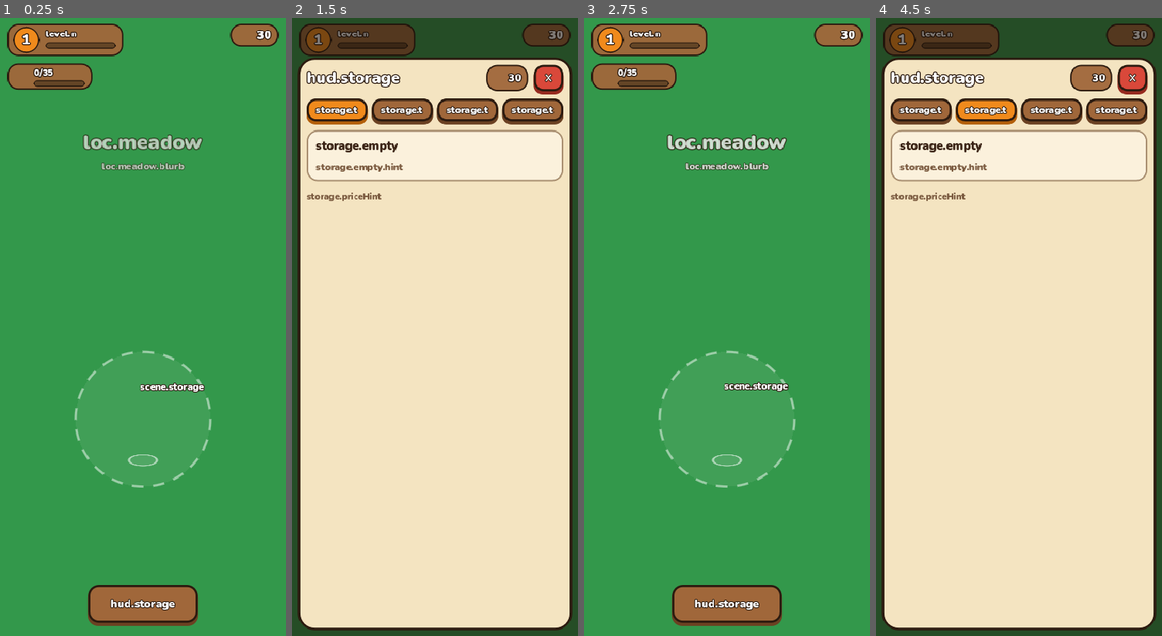
Above: before the commit, frames 1-4 (left to right).
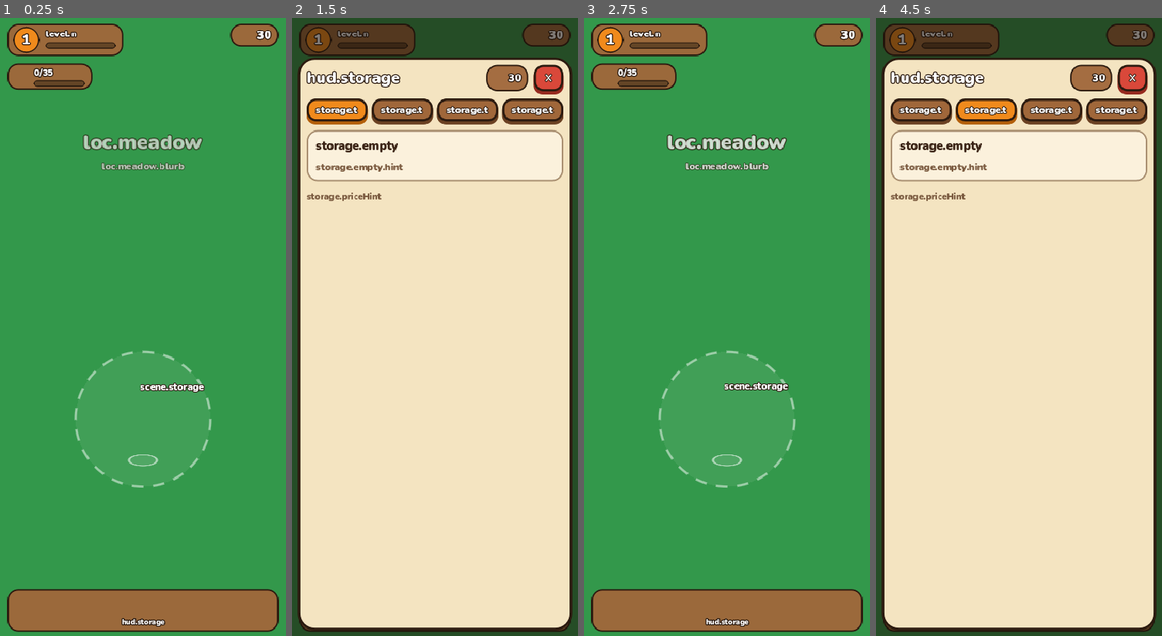
Above: after the commit, the same moments.

Repository: BaturinIgor/GameFarm
Game: Godot game, scene res://scenes/main.tscn
Two runs of this game, one before a commit and one after it. Both use one fixed random seed, a clock stepped at 60 frames per second and the inputs below.
Inputs (mouse positions are in pixels of both pictures, inside the frame that each line leads up to):
- Up to frame 1 (0.25 s): no input
- Up to frame 2 (1.5 s): click (435, 605) at 0.5 s, where only the run before the commit has a clickable "hud.storage"; click (435, 611) at 1.27 s
- Up to frame 3 (2.75 s): click "✕" at 2 s
- Up to frame 4 (4.5 s): click (1019, 605) at 2.75 s, where only the run before the commit has a clickable "hud.storage"; click "storage.tab.materials" at 3.5 s; click "storage.tab.food" at 4.25 s

The runs differ from the first frame. In frame 1, 5.4% of the frame differs, in the area x 2-98%, y 91-100%; in frame 2, 0.3%; in frame 3, 5.4%; in frame 4, 0.3%.

Commit message:
Godot HUD: bottom window bar, prompt cards, shared UI helpers, workshop system stub
Co-Authored-By: Claude Opus 5.5 <noreply@anthropic.com>
Claude-Session: https://claude.ai/code/session_01KB9UT2PnJvNq3jxcqRz319

Diff:
--- a/godot/scripts/core/game.gd
+++ b/godot/scripts/core/game.gd
@@ -16,6 +16,7 @@
 var stats := Stats.new()
 
 var talents := TalentSystem.new()
+var workshop := ToolSystem.new()
 var animals := AnimalSystem.new()
 var quests := QuestSystem.new()
 var house := HouseSystem.new()
@@ -29,7 +30,7 @@
 
 ## Все системы по порядку: для значений по умолчанию и событий.
 var systems: Array:
-	get: return [talents, animals, quests, house, garden, combat, events, collection, legacy, premium, world_map]
+	get: return [talents, workshop, animals, quests, house, garden, combat, events, collection, legacy, premium, world_map]
 ## Где появиться после перехода через проход (id прохода).
 var arrival_gate := ""
 
--- /dev/null
+++ b/godot/scripts/systems/tool_system.gd
@@ -0,0 +1,12 @@
+class_name ToolSystem
+extends RefCounted
+## Мастерская: улучшение инструментов (порт части Tools.swift и GameState). Заглушка.
+
+
+func defaults(_save: Dictionary) -> void:
+	pass
+
+
+## Сколько инструментов можно улучшить прямо сейчас (счётчик на кнопке).
+func upgradable_count() -> int:
+	return 0
--- a/godot/scripts/ui/hud.gd
+++ b/godot/scripts/ui/hud.gd
@@ -2,7 +2,25 @@
 extends CanvasLayer
 ## Шапка игры: уровень и опыт, монеты, рюкзак, кнопки окон, всплывающие сообщения и название локации.
 
+## Окна нижней панели: id, иконка, ключ подписи, скрипт окна. Кнопка есть, только если окно уже сделано.
+const WINDOWS := [
+	["storage", "chest", "hud.storage", "res://scripts/ui/storage_panel.gd"],
+	["workshop", "tool_hammer", "hud.workshop", "res://scripts/ui/workshop_panel.gd"],
+	["talents", "stardust", "hud.talents", "res://scripts/ui/talents_panel.gd"],
+	["animals", "paw", "hud.animals", "res://scripts/ui/animals_panel.gd"],
+	["quests", "scroll", "hud.quests", "res://scripts/ui/quests_panel.gd"],
+	["collection", "cards", "hud.collection", "res://scripts/ui/collection_panel.gd"],
+	["map", "map", "hud.map", "res://scripts/ui/map_panel.gd"],
+]
+const LEVEL_PANEL := "res://scripts/ui/level_panel.gd"
+
+## Текущая шапка: фичи сцены показывают через неё карточки и окна.
+static var current: Hud
+
 var root := Control.new()
+var _prompts := VBoxContainer.new()
+var _prompt_cards: Dictionary = {}
+var _badges: Dictionary = {}
 var _level_label: Label
 var _level_name: Label
 var _xp_bar: ProgressBar
@@ -18,6 +36,7 @@
 
 
 func _ready() -> void:
+	current = self
 	layer = 10
 	root.set_anchors_and_offsets_preset(Control.PRESET_FULL_RECT)
 	root.mouse_filter = Control.MOUSE_FILTER_IGNORE
@@ -49,7 +68,11 @@
 	var level_box := PanelContainer.new()
 	level_box.add_theme_stylebox_override("panel", UiKit.pill_style())
 	level_box.position = Vector2(10, top)
-	level_box.mouse_filter = Control.MOUSE_FILTER_IGNORE
+	level_box.mouse_filter = Control.MOUSE_FILTER_STOP
+	level_box.gui_input.connect(func(e: InputEvent) -> void:
+		if e is InputEventMouseButton and not e.pressed and e.button_index == MOUSE_BUTTON_LEFT \
+				and ResourceLoader.exists(LEVEL_PANEL):
+			open_window(load(LEVEL_PANEL).new()))
 	root.add_child(level_box)
 	var row := HBoxContainer.new()
 	row.add_theme_constant_override("separation", 8)
@@ -125,25 +148,110 @@
 
 
 func _build_bottom() -> void:
+	var bottom: float = UiKit.safe_insets(get_viewport())["bottom"]
 	var bar := HBoxContainer.new()
-	bar.set_anchors_preset(Control.PRESET_CENTER_BOTTOM)
-	bar.grow_horizontal = Control.GROW_DIRECTION_BOTH
-	bar.grow_vertical = Control.GROW_DIRECTION_BEGIN
-	var bottom: float = UiKit.safe_insets(get_viewport())["bottom"]
-	bar.offset_left = -90
-	bar.offset_right = 90
-	bar.offset_top = -70 - bottom
-	bar.offset_bottom = -18 - bottom
-	bar.alignment = BoxContainer.ALIGNMENT_CENTER
-	bar.add_theme_constant_override("separation", 10)
+	bar.set_anchors_and_offsets_preset(Control.PRESET_BOTTOM_WIDE)
+	bar.offset_left = 10
+	bar.offset_right = -10
+	bar.offset_top = -64 - bottom
+	bar.offset_bottom = -6 - bottom
+	bar.add_theme_constant_override("separation", 5)
 	root.add_child(bar)
-	var storage := UiKit.button(L.t("hud.storage"), "wood", 15)
-	storage.custom_minimum_size = Vector2(150, 48)
-	storage.icon = Sprites.icon("chest")
-	storage.expand_icon = false
-	storage.pressed.connect(_open_storage)
-	storage.set_meta("key", "hud.storage")
-	bar.add_child(storage)
+	for w in WINDOWS:
+		if not ResourceLoader.exists(w[3]):
+			continue
+		bar.add_child(_hud_button(w))
+
+	# Карточки-подсказки над кнопками (приручить зверя, проход, дом...)
+	_prompts.set_anchors_and_offsets_preset(Control.PRESET_BOTTOM_WIDE)
+	_prompts.offset_left = 12
+	_prompts.offset_right = -12
+	_prompts.offset_bottom = -72 - bottom
+	_prompts.offset_top = -72 - bottom
+	_prompts.grow_vertical = Control.GROW_DIRECTION_BEGIN
+	_prompts.alignment = BoxContainer.ALIGNMENT_END
+	_prompts.mouse_filter = Control.MOUSE_FILTER_IGNORE
+	_prompts.add_theme_constant_override("separation", 8)
+	root.add_child(_prompts)
+
+
+## Кнопка нижней панели (HUDButton): иконка, подпись и счётчик.
+func _hud_button(w: Array) -> Control:
+	var b := Button.new()
+	var style := UiKit.pill_style()
+	style.set_corner_radius_all(14)
+	style.set_content_margin_all(2)
+	for state in ["normal", "hover", "pressed", "disabled"]:
+		var s := style.duplicate() as StyleBoxFlat
+		if state == "pressed":
+			s.bg_color = UiKit.WOOD_DARK
+		b.add_theme_stylebox_override(state, s)
+	b.add_theme_stylebox_override("focus", StyleBoxEmpty.new())
+	b.focus_mode = Control.FOCUS_NONE
+	b.size_flags_horizontal = Control.SIZE_EXPAND_FILL
+	b.custom_minimum_size = Vector2(0, 58)
+	var col := VBoxContainer.new()
+	col.set_anchors_and_offsets_preset(Control.PRESET_FULL_RECT)
+	col.alignment = BoxContainer.ALIGNMENT_CENTER
+	col.add_theme_constant_override("separation", 1)
+	col.mouse_filter = Control.MOUSE_FILTER_IGNORE
+	b.add_child(col)
+	var ic := UiKit.icon(w[1], 30)
+	ic.size_flags_horizontal = Control.SIZE_SHRINK_CENTER
+	col.add_child(ic)
+	var t := UiKit.title(L.t(w[2]), 10)
+	t.horizontal_alignment = HORIZONTAL_ALIGNMENT_CENTER
+	t.clip_text = true
+	t.set_meta("key", w[2])
+	col.add_child(t)
+	var badge := UiKit.count_badge(0)
+	badge.position = Vector2(0, -7)
+	badge.visible = false
+	b.add_child(badge)
+	_badges[w[0]] = badge
+	b.pressed.connect(func() -> void: open_named(w[0]))
+	return b
+
+
+## Открыть окно по имени из WINDOWS (storage, workshop, talents, ...).
+func open_named(id: String) -> void:
+	for w in WINDOWS:
+		if w[0] == id and ResourceLoader.exists(w[3]):
+			open_window(load(w[3]).new())
+			return
+
+
+## Показать карточку-подсказку над кнопками (null - убрать). Одна карточка на ключ.
+func set_prompt(key: String, card: Control) -> void:
+	if _prompt_cards.has(key):
+		var old: Control = _prompt_cards[key]
+		if is_instance_valid(old) and old != card:
+			old.queue_free()
+		_prompt_cards.erase(key)
+	if card != null:
+		_prompt_cards[key] = card
+		if card.get_parent() == null:
+			_prompts.add_child(card)
+
+
+func _update_badges() -> void:
+	for id in _badges:
+		var n := 0
+		match id:
+			"workshop":
+				if Game.workshop.has_method("upgradable_count"):
+					n = Game.workshop.upgradable_count()
+			"talents":
+				if Game.talents.has_method("points_free"):
+					n = Game.talents.points_free()
+			"quests":
+				if Game.quests.has_method("claimable_count"):
+					n = Game.quests.claimable_count()
+		var badge: PanelContainer = _badges[id]
+		badge.visible = n > 0
+		if n > 0:
+			(badge.get_child(0) as Label).text = str(n)
+			badge.position.x = badge.get_parent().size.x - 16
 
 
 func _build_banner() -> void:
@@ -194,6 +302,7 @@
 	var cap := Game.stats.capacity
 	_pack_label.text = "%d/%d" % [Game.backpack_count, cap]
 	_pack_bar.value = float(Game.backpack_count) / float(maxi(1, cap))
+	_update_badges()
 
 
 func _refresh_texts() -> void:
@@ -231,10 +340,6 @@
 
 # MARK: Окна
 
-func _open_storage() -> void:
-	open_window(StoragePanel.new())
-
-
 func open_window(w: Control) -> void:
 	close_window()
 	_window = w
--- a/godot/scripts/ui/ui_kit.gd
+++ b/godot/scripts/ui/ui_kit.gd
@@ -128,6 +128,114 @@
 	return t
 
 
+## Иконка по строке как IconView в iOS: "px:имя", "res:вид", "an:зверь", иначе текст (эмодзи).
+static func icon_any(code: String, size := 22.0) -> Control:
+	if code.begins_with("px:"):
+		return icon(code.substr(3), size)
+	if code.begins_with("res:"):
+		return icon(code.substr(4), size)
+	if code.begins_with("an:"):
+		var t := icon("paw", size)
+		var tex: Texture2D = Sprites.call("animal_icon", code.substr(3)) if Sprites.has_method("animal_icon") else null
+		if tex != null:
+			t.texture = tex
+		return t
+	var l := label(code, int(size * 0.8), INK)
+	l.custom_minimum_size = Vector2(size, size)
+	l.horizontal_alignment = HORIZONTAL_ALIGNMENT_CENTER
+	l.vertical_alignment = VERTICAL_ALIGNMENT_CENTER
+	return l
+
+
+## Полоска прогресса (GameBar): тон из TONES, подпись поверх по центру.
+static func bar(value: float, tone := "green", width := 120.0, height := 12.0, text := "") -> ProgressBar:
+	var b := ProgressBar.new()
+	b.custom_minimum_size = Vector2(width, height)
+	b.show_percentage = false
+	b.max_value = 1.0
+	b.step = 0.0
+	b.value = clampf(value, 0.0, 1.0)
+	var r := int(height / 2.0)
+	var bg := box(Color(WOOD_DARK, 0.85), OUTLINE, r, 2, false)
+	bg.set_content_margin_all(0)
+	var c: Array = TONES.get(tone, TONES["green"])
+	var fill := box(c[1], Color(0, 0, 0, 0), r, 0, false)
+	fill.set_content_margin_all(0)
+	b.add_theme_stylebox_override("background", bg)
+	b.add_theme_stylebox_override("fill", fill)
+	b.mouse_filter = Control.MOUSE_FILTER_IGNORE
+	if text != "":
+		var l := label(text, maxi(9, int(height * 0.8)), Color.WHITE, 4)
+		l.set_anchors_and_offsets_preset(Control.PRESET_FULL_RECT)
+		l.horizontal_alignment = HORIZONTAL_ALIGNMENT_CENTER
+		l.vertical_alignment = VERTICAL_ALIGNMENT_CENTER
+		b.add_child(l)
+	return b
+
+
+## Цена (CostView): монеты и ресурсы "есть/нужно", красным то, чего не хватает.
+static func cost_view(cost: Dictionary, size := 13) -> HFlowContainer:
+	var flow := HFlowContainer.new()
+	flow.add_theme_constant_override("h_separation", 6)
+	flow.add_theme_constant_override("v_separation", 4)
+	flow.mouse_filter = Control.MOUSE_FILTER_IGNORE
+	var coins := int(cost.get("coins", 0))
+	if coins > 0:
+		flow.add_child(_chip("coins", Fmt.n(coins), int(Game.save["coins"]) >= coins, size))
+	for it in cost.get("items", []):
+		var have := Game.amount(it[0])
+		flow.add_child(_chip(it[0], "%s/%s" % [Fmt.n(have), Fmt.n(int(it[1]))], have >= int(it[1]), size))
+	return flow
+
+
+static func _chip(icon_name: String, text: String, ok: bool, size: int) -> PanelContainer:
+	var p := PanelContainer.new()
+	var s := box(Color(1, 1, 1, 0.55) if ok else Color(BAD, 0.15), Color(OUTLINE, 0.35), 9, 1, false)
+	s.content_margin_left = 5
+	s.content_margin_right = 7
+	s.content_margin_top = 2
+	s.content_margin_bottom = 2
+	p.add_theme_stylebox_override("panel", s)
+	p.mouse_filter = Control.MOUSE_FILTER_IGNORE
+	var row := HBoxContainer.new()
+	row.add_theme_constant_override("separation", 3)
+	p.add_child(row)
+	row.add_child(icon(icon_name, size + 4))
+	row.add_child(label(text, size, INK if ok else BAD))
+	return p
+
+
+## Звёзды зверя: закрашено stars из total.
+static func stars(n: int, total := 5, size := 12.0) -> HBoxContainer:
+	var row := HBoxContainer.new()
+	row.add_theme_constant_override("separation", 0)
+	row.mouse_filter = Control.MOUSE_FILTER_IGNORE
+	for i in total:
+		var t := icon("star", size)
+		if i >= n:
+			t.modulate = Color(0.3, 0.25, 0.2, 0.35)
+		row.add_child(t)
+	return row
+
+
+## Красный кружок со счётчиком (CountBadge).
+static func count_badge(n: int) -> PanelContainer:
+	var p := PanelContainer.new()
+	var s := box(TONES["red"][1], OUTLINE, 10, 2, false)
+	s.content_margin_left = 5
+	s.content_margin_right = 5
+	s.content_margin_top = 0
+	s.content_margin_bottom = 0
+	p.add_theme_stylebox_override("panel", s)
+	p.custom_minimum_size = Vector2(20, 20)
+	p.mouse_filter = Control.MOUSE_FILTER_IGNORE
+	var l := label(str(n), 11, Color.WHITE, 3)
+	l.horizontal_alignment = HORIZONTAL_ALIGNMENT_CENTER
+	l.vertical_alignment = VERTICAL_ALIGNMENT_CENTER
+	p.add_child(l)
+	return p
+
+
 ## Деревянная "плашка" (счётчики в шапке).
 static func pill_style() -> StyleBoxFlat:
 	var s := box(Color(WOOD, 0.95), OUTLINE, 14, 2, false)
Not shown, changed: godot/ARCHITECTURE.md
